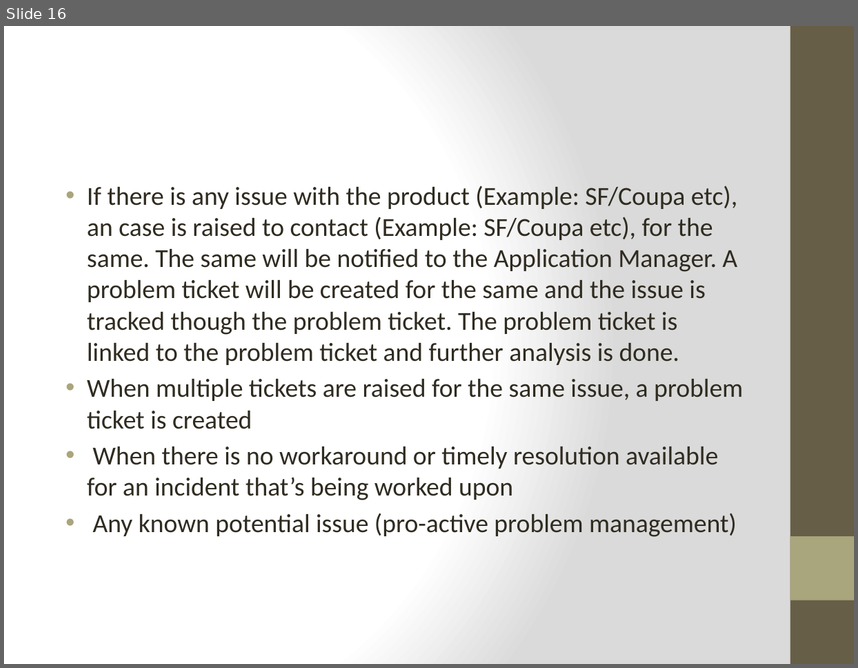
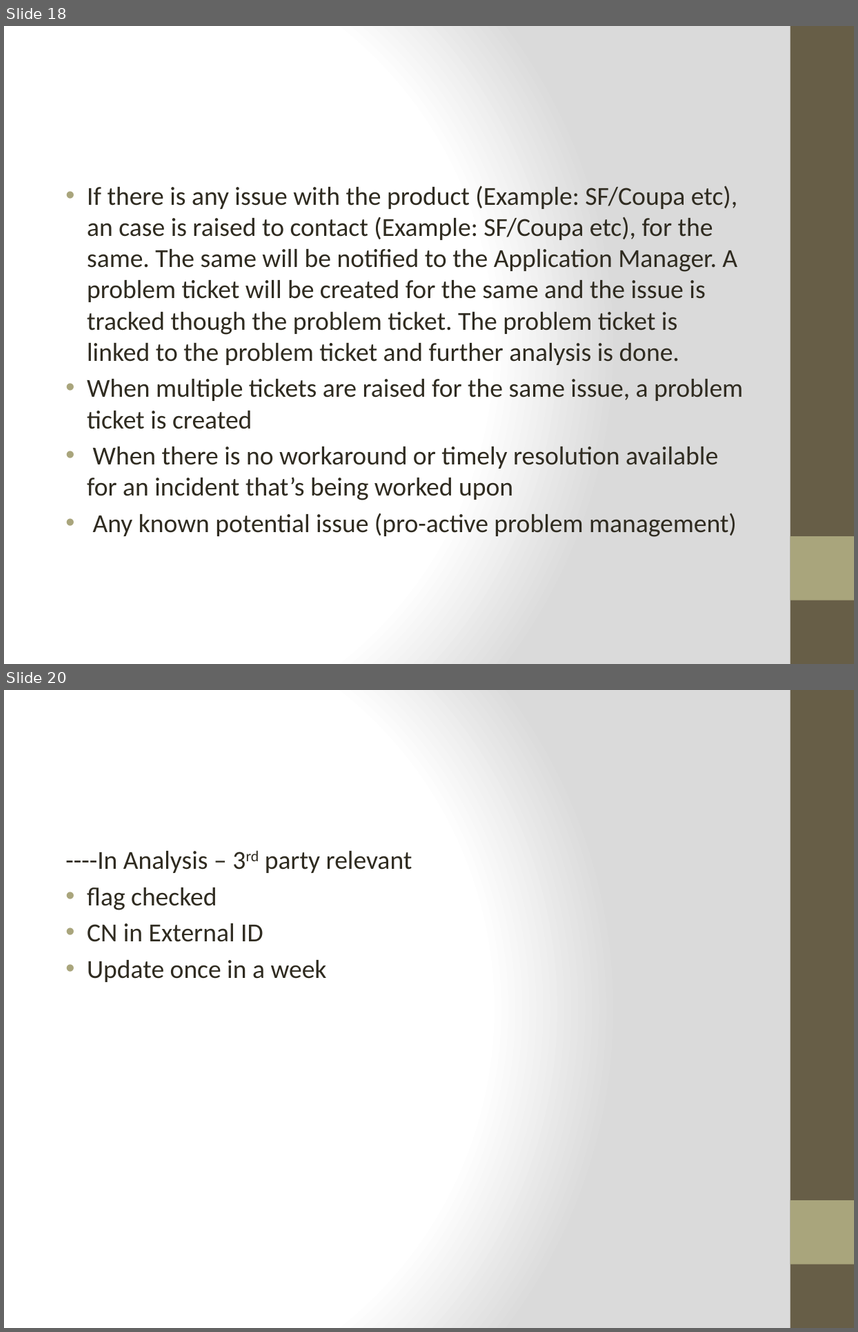
Before and after one commit to Group5LoanApplication/LAp, a slide deck: Incident Management.pptx. Shown one above the other, each under a label of ours: slide 16 before the commit, slides 18 and 20 after it; the slides between them are not shown. The pictures are 858x668 and 858x1332 pixels, drawn with LibreOffice and Linux fonts; fonts in the diff are those of the drawing. Boxes give left, top, right and bottom in pixels: in the first picture for what was removed or moved away, otherwise in the second. Text is boxed around its words. In the diff, an @@ line names an element or a change of style, - is before the commit and + after.

```diff
--- a/Incident Management.pptx
+++ b/Incident Management.pptx
@@ slide 20 added at <box>4,690,854,1328</box>, background gradient #FFFFFF to #DADADA; not listed: 2 template elements that a slide beside it also shows @@
@@ text added at <box>65,851,412,982</box>, 22 pt, text #2F2B20 @@
+----In Analysis – 3rd party relevant
+• flag checked
+• CN in External ID
+• Update once in a week
@@ what was slide 16 is now slide 18 @@
```
Also in this commit, not shown: 9 slides changed, 5 other slides added, 4 slides removed.
